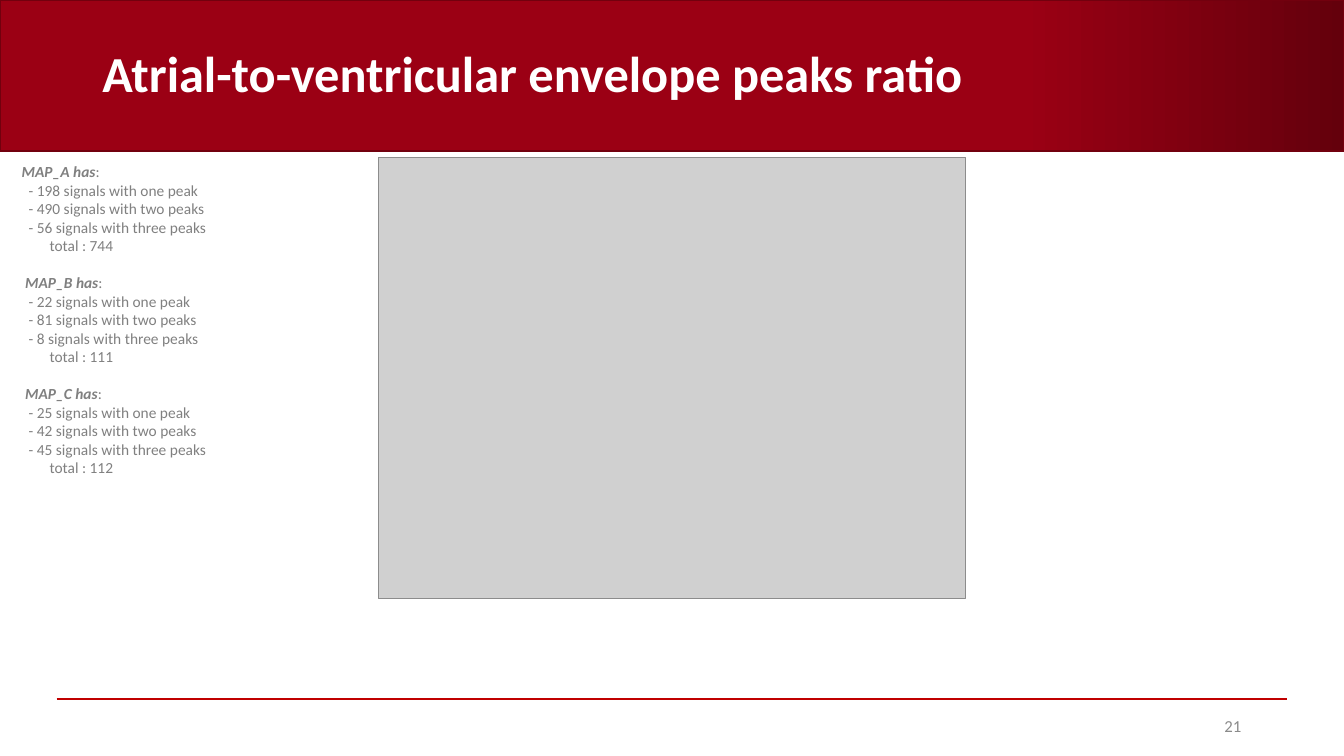
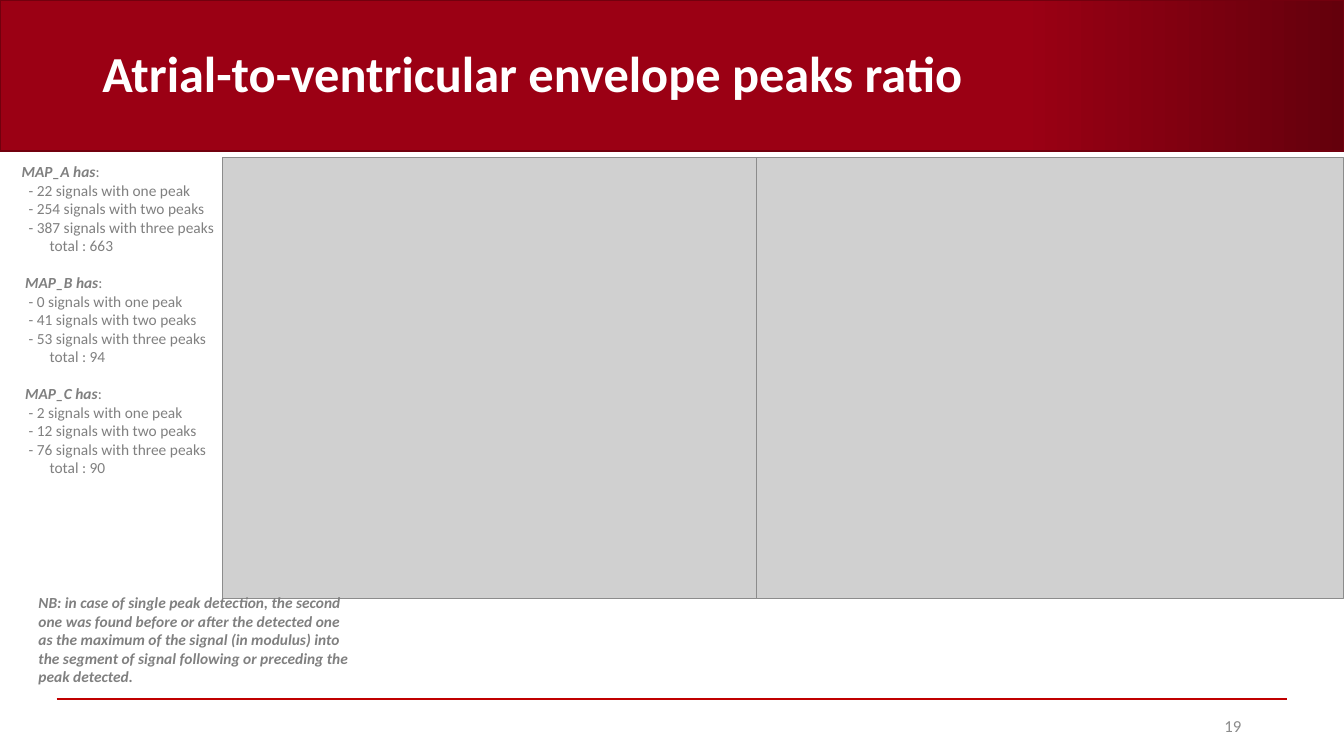
Before and after one commit to AndreaCorrado00/Tesi_magistrale_Corrado_Andrea, a slide deck: slide 19 of Documentation/7. Envelope analysis.pptx (slide 21 before the commit). Drawn at 1344x756 pixels with LibreOffice and Linux fonts; fonts in the diff are those of the drawing; grey boxes stand for pictures; background and template pictures are left out. Boxes give left, top, right and bottom in pixels: in the first picture for what was removed or moved away, otherwise in the second. Text is boxed around its words. In the diff, an @@ line names an element or a change of style, - is before the commit and + after.

```diff
--- a/Documentation/7. Envelope analysis.pptx
+++ b/Documentation/7. Envelope analysis.pptx
@@ picture: place and size @@
-picture at [378,157,966,598]
+picture at [222,157,810,598]
@@ picture added at [756,157,1344,598] @@
@@ text at [37,185,214,251]: text changed @@
-- 198 signals with one peak
-- 490 signals with two peaks
-- 56 signals with three peaks
-total : 744
+- 22 signals with one peak
+- 254 signals with two peaks
+- 387 signals with three peaks
+total : 663
@@ text at [37,296,206,362]: text changed @@
-- 22 signals with one peak
-- 81 signals with two peaks
-- 8 signals with three peaks
-total : 111
+- 0 signals with one peak
+- 41 signals with two peaks
+- 53 signals with three peaks
+total : 94
@@ text at [37,407,206,473]: text changed @@
-- 25 signals with one peak
-- 42 signals with two peaks
-- 45 signals with three peaks
-total : 112
+- 2 signals with one peak
+- 12 signals with two peaks
+- 76 signals with three peaks
+total : 90
@@ text added at [38,595,348,685], 11 pt, text #808080, bold, italic @@
+NB: in case of single peak detection, the second one was found before or after the detected one as the maximum of the signal (in modulus) into the segment of signal following or preceding the peak detected.
@@ page number at [1224,721,1241,732]: text changed @@
-21
+19
```
Also in this commit, not shown: 18 other slides changed, 11 slides added, 4 slides removed.
